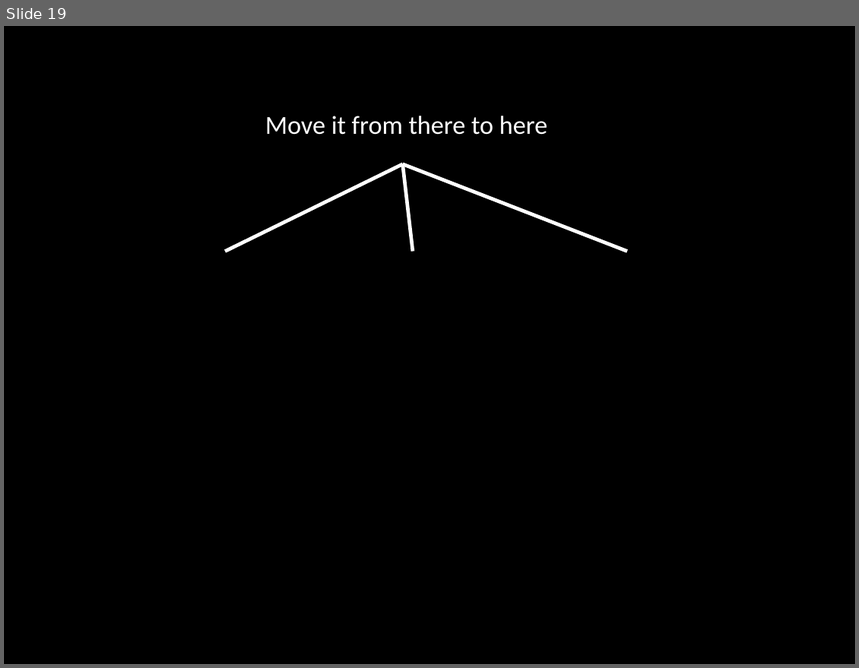
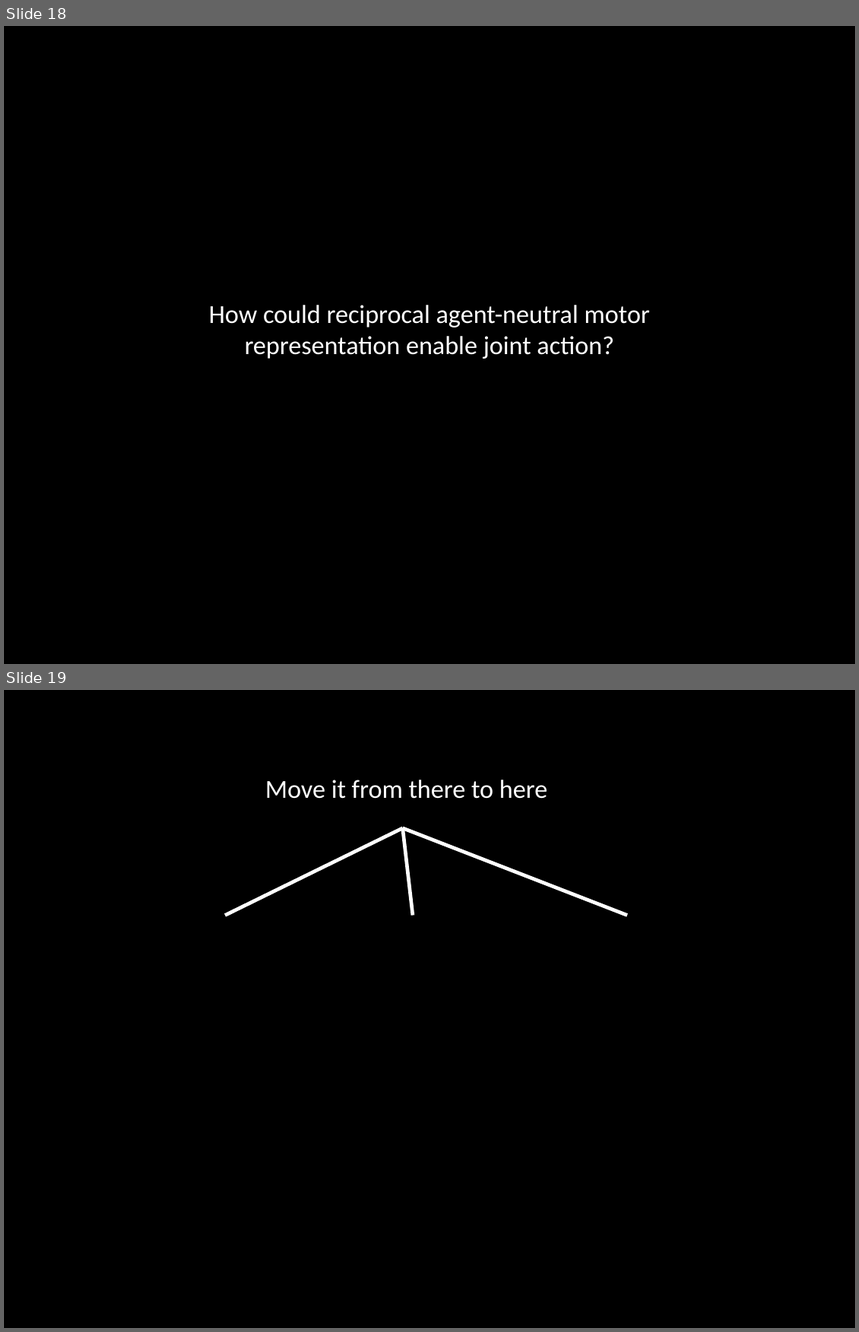
Before and after one commit to butterfill/writing, a slide deck: conf joint action --- sharing goals vs sharing intentions cambridge 2012 talk/intention and motor representation in joint action v2.pptx. Shown one above the other, each under a label of ours: slide 19 before the commit, slides 18 and 19 after it. The pictures are 859x668 and 859x1332 pixels, drawn with LibreOffice and Linux fonts; fonts in the diff are those of the drawing. Boxes give left, top, right and bottom in pixels: in the first picture for what was removed or moved away, otherwise in the second. Text is boxed around its words. In the diff, an @@ line names an element or a change of style, - is before the commit and + after.

```diff
--- a/conf joint action --- sharing goals vs sharing intentions cambridge 2012 talk/intention and motor representation in joint action v2.pptx
+++ b/conf joint action --- sharing goals vs sharing intentions cambridge 2012 talk/intention and motor representation in joint action v2.pptx
@@ slide 18 added at <box>4,26,855,664</box>, background #000000 @@
@@ text added at <box>209,305,650,359</box>, 22 pt, text #FFFFFF @@
+How could reciprocal agent-neutral motor representation enable joint action?
```
Also in this commit, not shown: 14 slides changed, 2 other slides added, 1 slide removed, 11 other files.
